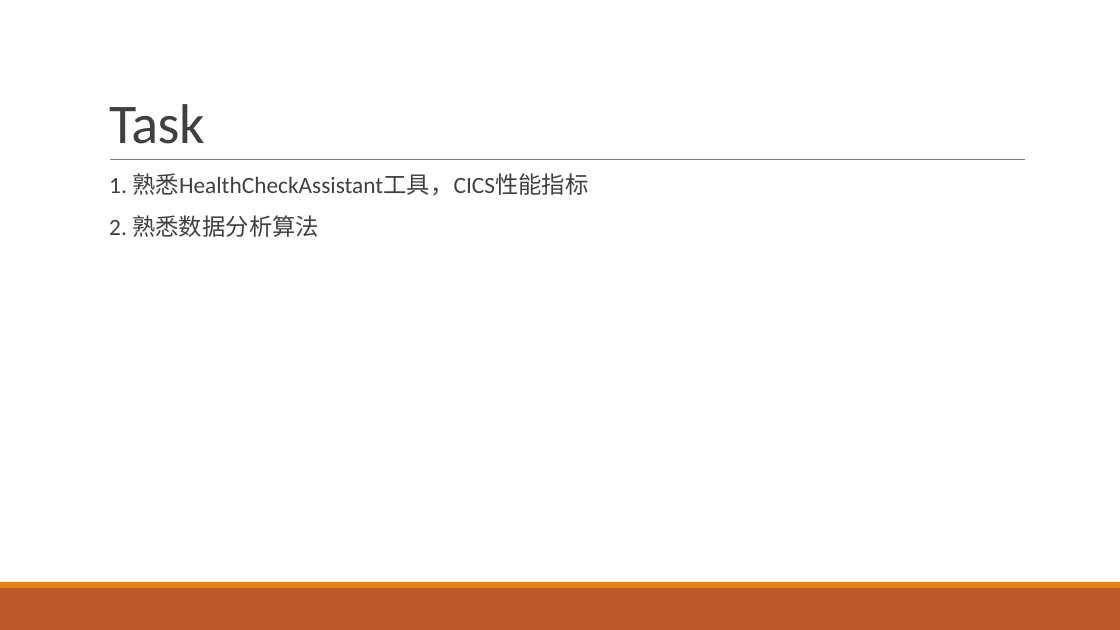
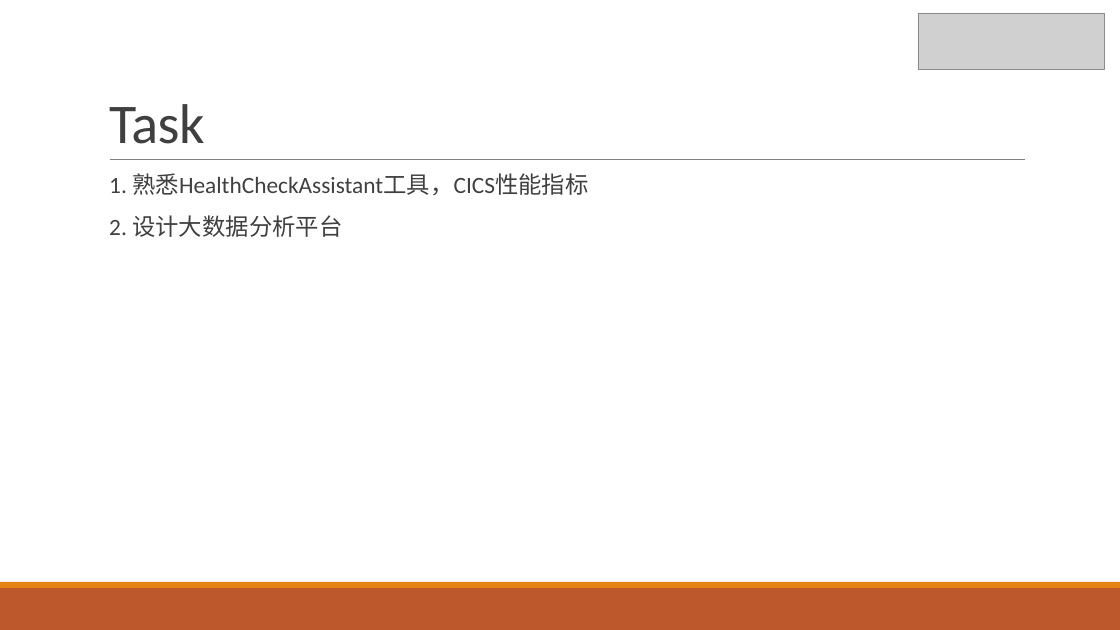
Before and after one commit to yaohan/GoToSchool, a slide deck: slide 2 of IBM-spark/IT Analytics-姚晗-5.8.pptx. Drawn at 1120x630 pixels with LibreOffice and Linux fonts; fonts in the diff are those of the drawing; grey boxes stand for pictures. Boxes give left, top, right and bottom in pixels: in the first picture for what was removed or moved away, otherwise in the second. Text is boxed around its words. In the diff, an @@ line names an element or a change of style, - is before the commit and + after.

```diff
--- a/IBM-spark/IT Analytics-姚晗-5.8.pptx
+++ b/IBM-spark/IT Analytics-姚晗-5.8.pptx
@@ picture added at (918, 13, 1105, 70) @@
@@ text at (109, 215, 342, 237): text changed @@
-  2. 熟悉数据分析算法
+  2. 设计大数据分析平台
```
Also in this commit, not shown: 8 other slides changed.
